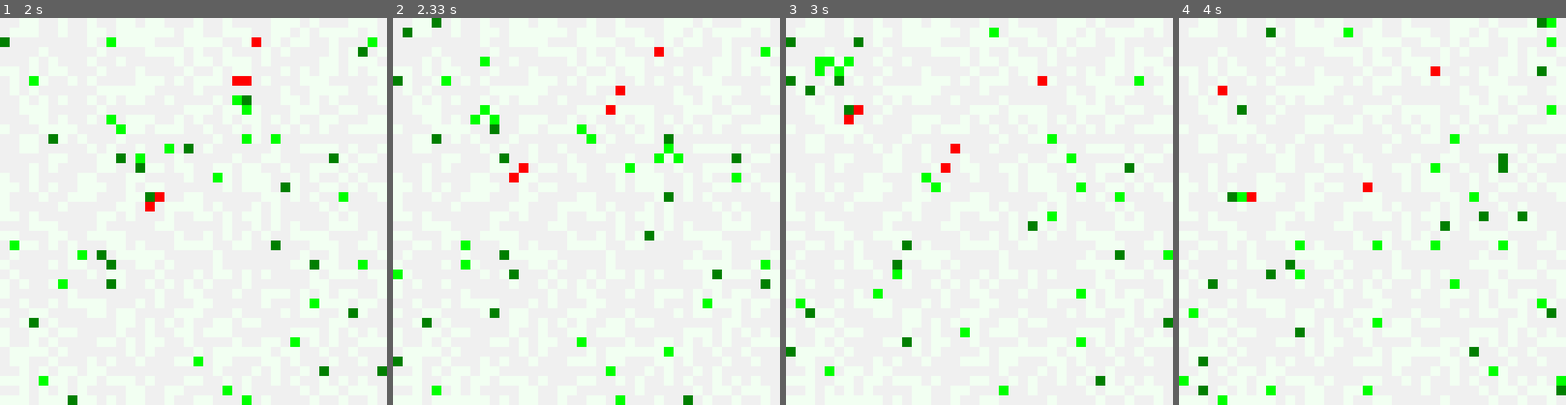
Above: before the commit, frames 1-4 (left to right).
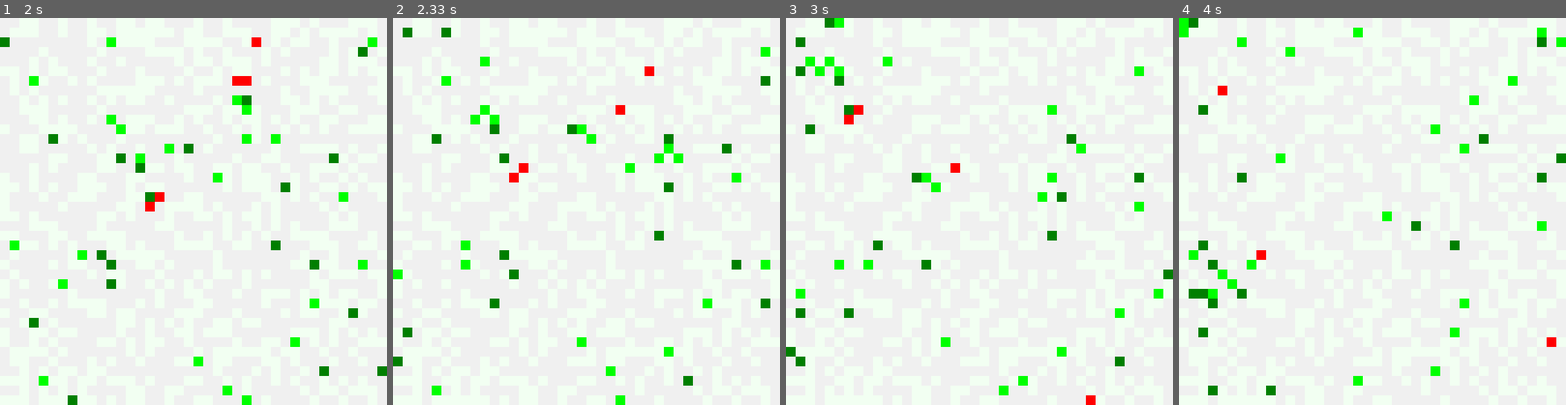
Above: after the commit, the same moments.

Repository: snisarg/263C
Game: pygame game, started from game.py
Same seed, same stepped clock (60 frames per second), same inputs: the game is played once before the commit and once after it. The source is Python 2; it was converted automatically to run under Python 3.
Inputs:
- Up to frame 1 (2 s): no input
- Up to frame 2 (2.33 s): no input
- Up to frame 3 (3 s): no input
- Up to frame 4 (4 s): no input

Frame 1 is identical in both runs. In frame 2, 1.6% of the frame differs, in the area x 0-98%, y 0-100%; in frame 3, 4.2%; in frame 4, 5.4%, in the area x 0-100%, y 0-100%.

Commit message:
Weight modifications.

Diff:
--- a/animat.py
+++ b/animat.py
@@ -179,7 +179,7 @@
         if self.wait_time > 0:
             self.wait_time -= 1
             if self.wait_time == 0:
-                self.energy = random.randint(1200, 1400)
+                self.energy = 0.9 * random.randint(1200, 1400)
             return
 
         closest_animats = grid.singleton_world.around_point(self.position, config.hard_prey_range())
--- /dev/null
+++ b/logs/phase2/12-5.2.txt
@@ -0,0 +1,223 @@
+/System/Library/Frameworks/Python.framework/Versions/2.7/bin/python2.7 /Users/snisarg/Documents/Code/Python/Masters/263C/game.py
+2015-12-05 23:17:08.901 Python[5565:1417651] 23:17:08.901 WARNING:  140: This application, or a library it uses, is using the deprecated Carbon Component Manager for hosting Audio Units. Support for this will be removed in a future release. Also, this makes the host incompatible with version 3 audio units. Please transition to the API's in AudioComponent.h.
+----------Generation : 1 --------- UNIVERSE :  1
+Predator ID  1
+Hard prey fought back at  [12, 17] 2
+Predator ID  2
+Hard prey fought back at  [12, 17] 4
+Predator ID  0
+Hard prey fought back at  [23, 17] 2
+Predator ID  3
+Hard prey fought back at  [23, 17] 2
+Predator ID  1
+Easy killed at [29, 33]
+Predator ID  1
+Hard prey fought back at  [30, 33] 4
+Predator ID  2
+Hard prey fought back at  [30, 33] 4
+Predator ID  3
+Easy killed at [28, 33]
+Predator ID  1
+Easy killed at [14, 30]
+Predator ID  1
+Collaborated killing at  [15, 31] 4
+Hard killed at [15, 31]
+Predator ID  1
+Easy killed at [38, 37]
+Predator ID  3
+Easy killed at [2, 34]
+Predator ID  2
+Easy killed at [10, 33]
+Predator ID  3
+Easy killed at [29, 37]
+Predator ID  2
+Easy killed at [18, 3]
+Predator ID  0
+Hard prey fought back at  [27, 0] 4
+Predator ID  2
+Easy killed at [7, 32]
+Predator ID  0
+Hard prey fought back at  [34, 6] 2
+Predator ID  4
+Hard prey fought back at  [33, 8] 2
+Predator ID  0
+Hard prey fought back at  [33, 8] 4
+At the end of generation  1
+****QTABLE****
+{0: [0, 0.5330751837182447], (3, 2): [2, 0.28268903424133995, 4, 0.25780279973823456], (3, 1): [1, 0.15864904809634994, 0, 0.2], 4: [0, 0.8206205988108709], (3, 6): [3, 0.15345189245361235]}
+{0: [0, 0.6624012319040073], (3, 2): [2, -0.07737455500272579, 4, -0.06454230661504315], (3, 1): [1, 0.8141041921988984, 0, 0.2], 4: [0, 0.530173265681439], (3, 6): [3, 0.48839044277288857]}
+{0: [0, 0.835168905642285], (3, 2): [2, 0.0629506456604011, 4, 0.31172052218537283], (3, 1): [1, 0.7482791409661471, 0, 0.2], 4: [0, 0.47524917051495064], (3, 6): [3, 0.5131609293605236]}
+{0: [0, 0.09385832989831266], (3, 2): [2, 0.475232472446833, 4, 0.6852784365194452], (3, 1): [1, 0.7849274578907701, 0, 0.2], 4: [0, 0.37248983207803277], (3, 6): [3, 0.13954269845606082]}
+{0: [0, 0.3902177425992457], (3, 2): [2, 0.6693335613050733, 4, 0.19514777979185927], (3, 1): [1, 0.19306895692177772, 0, 0.2], 4: [0, 0.9731633277073698], (3, 6): [3, 0.33850738080384335]}
+----------Generation : 2 --------- UNIVERSE :  1
+Predator ID  1
+Hard prey fought back at  [22, 33] 4
+Predator ID  0
+Hard prey fought back at  [22, 33] 4
+Predator ID  3
+Hard prey fought back at  [18, 37] 4
+Predator ID  0
+Hard prey fought back at  [28, 35] 2
+Predator ID  4
+Easy killed at [30, 37]
+Predator ID  4
+Collaborated killing at  [28, 35] 4
+Hard killed at [28, 35]
+Predator ID  1
+Hard prey fought back at  [28, 31] 2
+Predator ID  0
+Collaborated killing at  [28, 31] 4
+Hard killed at [28, 31]
+Predator ID  3
+Easy killed at [9, 6]
+Predator ID  0
+Hard prey fought back at  [35, 34] 4
+Predator ID  1
+Easy killed at [19, 24]
+Predator ID  1
+Easy killed at [19, 11]
+Predator ID  3
+Easy killed at [31, 39]
+Predator ID  2
+Easy killed at [10, 38]
+Predator ID  0
+Hard prey fought back at  [8, 7] 2
+Predator ID  4
+Easy killed at [1, 3]
+Predator ID  2
+Collaborated killing at  [30, 30] 4
+Hard killed at [30, 30]
+Predator ID  2
+Hard prey fought back at  [14, 11] 4
+Predator ID  0
+Collaborated killing at  [14, 11] 4
+Hard killed at [14, 11]
+Predator ID  3
+Easy killed at [28, 21]
+Predator ID  0
+Hard prey fought back at  [37, 34] 4
+Predator ID  4
+Collaborated killing at  [37, 34] 3
+Hard killed at [37, 34]
+Predator ID  2
+Easy killed at [22, 22]
+Predator ID  4
+Collaborated killing at  [24, 22] 4
+Hard killed at [24, 22]
+At the end of generation  2
+****QTABLE****
+{0: [0, 0.09385832989831266], (3, 2): [2, 0.25863953987417587, 4, 0.44207398295703937], (3, 1): [1, 1.1192289087329548, 0, 0.2], 4: [0, 0.37248983207803277], (3, 6): [3, 0.13954269845606082]}
+{0: [0, 0.6624012319040073], (3, 2): [2, -0.17398936430306072, 4, -0.1637235655929146], (3, 1): [1, 0.9374899084266577, 0, 0.2], 4: [0, 0.530173265681439], (3, 6): [3, 0.7112421124115862]}
+{0: [0, 0.835168905642285], (3, 2): [2, 0.0629506456604011, 4, 0.453376389506832], (3, 1): [1, 0.789331256105719, 0, 0.2], 4: [0, 0.47524917051495064], (3, 6): [3, 0.5131609293605236]}
+{0: [0, 0.835168905642285], (3, 2): [2, 0.0629506456604011, 4, 0.10548611174166536], (3, 1): [1, 0.9191298503191476, 0, 0.2], 4: [0, 0.47524917051495064], (3, 6): [3, 0.5131609293605236]}
+{0: [0, 0.6624012319040073], (3, 2): [2, -0.07737455500272579, 4, -0.06454230661504315], (3, 1): [1, 0.8066400714932286, 0, 0.2], 4: [0, 0.530173265681439], (3, 6): [3, 0.48839044277288857]}
+----------Generation : 3 --------- UNIVERSE :  1
+Predator ID  2
+Easy killed at [34, 33]
+Predator ID  0
+Hard prey fought back at  [8, 13] 4
+Predator ID  1
+Hard prey fought back at  [4, 1] 4
+Predator ID  3
+Hard prey fought back at  [4, 1] 4
+Predator ID  0
+Easy killed at [14, 15]
+Predator ID  0
+Easy killed at [13, 16]
+Predator ID  1
+Hard prey fought back at  [33, 12] 2
+Predator ID  2
+Collaborated killing at  [33, 12] 4
+Hard killed at [33, 12]
+Predator ID  0
+Hard killed at [9, 5]
+Predator ID  4
+Easy killed at [10, 10]
+Predator ID  4
+Collaborated killing at  [9, 12] 4
+Hard killed at [9, 12]
+Predator ID  1
+Hard prey fought back at  [13, 38] 2
+Predator ID  2
+Collaborated killing at  [13, 38] 4
+Hard killed at [13, 38]
+Predator ID  1
+Hard killed at [19, 35]
+Predator ID  4
+Hard prey fought back at  [1, 9] 4
+Predator ID  2
+Collaborated killing at  [1, 9] 4
+Hard killed at [1, 9]
+Predator ID  3
+Hard prey fought back at  [9, 5] 2
+Predator ID  4
+Collaborated killing at  [27, 30] 4
+Hard killed at [27, 30]
+Predator ID  3
+Easy killed at [33, 20]
+Predator ID  2
+Hard prey fought back at  [28, 34] 4
+Predator ID  4
+Collaborated killing at  [28, 34] 4
+Hard killed at [28, 34]
+At the end of generation  3
+****QTABLE****
+{0: [0, 0.6624012319040073], (3, 2): [2, 0.18004073030027273, 4, -0.3604490942810563], (3, 1): [1, 0.7236209873588693, 0, 0.2], 4: [0, 0.530173265681439], (3, 6): [3, 0.7112421124115862]}
+{0: [0, 0.835168905642285], (3, 2): [2, 0.2222317051157534, 4, -0.09662361049316798], (3, 1): [1, 0.9191298503191476, 0, 0.2], 4: [0, 0.47524917051495064], (3, 6): [3, 1.0765322354818814]}
+{0: [0, 1.1684655275294393], (3, 2): [2, 0.0629506456604011, 4, 0.3130315146210769], (0,): [0, 1.1684655275294393], 4: [0, 0.47524917051495064], (3, 1): [1, 0.8735446309836046, 0, 0.2], (3, 6): [3, 0.5131609293605236]}
+{0: [0, 0.835168905642285], (3, 2): [2, 0.0006909195439321614, 4, 0.034719292408943586], (3, 1): [1, 0.841553352888928, 0, 0.2], 4: [0, 0.47524917051495064], (3, 6): [3, 0.5131609293605236]}
+{0: [0, 1.1684655275294393], (3, 2): [2, 0.0629506456604011, 4, 0.3130315146210769], (0,): [0, 1.1684655275294393], 4: [0, 0.47524917051495064], (3, 1): [1, 0.8130727549958049, 0, 0.2], (3, 6): [3, 0.5131609293605236]}
+----------Generation : 4 --------- UNIVERSE :  1
+Predator ID  0
+Hard prey fought back at  [20, 31] 4
+Predator ID  2
+Hard prey fought back at  [20, 31] 3
+Predator ID  3
+Collaborated killing at  [20, 31] 3
+Hard killed at [20, 31]
+Predator ID  4
+Hard prey fought back at  [22, 23] 2
+Predator ID  3
+Hard prey fought back at  [22, 23] 4
+Predator ID  0
+Collaborated killing at  [22, 23] 4
+Hard killed at [22, 23]
+Predator ID  4
+Hard prey fought back at  [39, 19] 2
+Predator ID  1
+Hard prey fought back at  [39, 19] 4
+Predator ID  1
+Easy killed at [17, 20]
+Predator ID  0
+Hard prey fought back at  [22, 24] 4
+Predator ID  2
+Collaborated killing at  [22, 24] 3
+Hard killed at [22, 24]
+Predator ID  4
+Easy killed at [35, 22]
+Predator ID  3
+Hard prey fought back at  [21, 13] 4
+Predator ID  1
+Hard prey fought back at  [23, 13] 4
+Predator ID  3
+Hard prey fought back at  [28, 9] 4
+Predator ID  2
+Hard killed at [28, 9]
+At the end of generation  4
+****QTABLE****
+{0: [0, 1.4950962169788506], (3, 2): [2, 0.0629506456604011, 4, 0.37403216826896496], (0,): [0, 1.4950962169788506], 4: [0, 0.47524917051495064], (3, 1): [1, 0.8735446309836046, 0, 0.2], (3, 6): [3, 0.5131609293605236]}
+{0: [0, 1.1684655275294393], (3, 2): [2, 0.0629506456604011, 4, 0.21892300027702757], (0,): [0, 1.1684655275294393], 4: [0, 0.47524917051495064], (3, 1): [1, 0.8912046720717779, 0, 0.2], (3, 6): [3, 0.5131609293605236]}
+{0: [0, 0.835168905642285], (3, 2): [2, 0.7397745075034418, 4, -0.09662361049316798], (3, 1): [1, 0.9191298503191476, 0, 0.2], 4: [0, 0.47524917051495064], (3, 6): [3, 0.7012274953063407]}
+{0: [0, 1.1684655275294393], (3, 2): [2, 0.0629506456604011, 4, 0.16655152490358566], (0,): [0, 1.1684655275294393], 4: [0, 0.47524917051495064], (3, 1): [1, 0.8735446309836046, 0, 0.2], (3, 6): [3, 0.5131609293605236]}
+{0: [0, 0.835168905642285], (3, 2): [2, 0.28772086606127434, 4, -0.09662361049316798], (3, 1): [1, 0.9856342832709294, 0, 0.2], 4: [0, 0.47524917051495064], (3, 6): [3, 1.0765322354818814]}
+----------Generation : 5 --------- UNIVERSE :  1
+Predator ID  4
+Hard prey fought back at  [8, 19] 2
+Predator ID  1
+Hard prey fought back at  [8, 19] 4
+Predator ID  4
+Hard prey fought back at  [18, 30] 2
+Predator ID  3
+Hard killed at [18, 30]
+
+Process finished with exit code 0
--- a/qlearning.py
+++ b/qlearning.py
@@ -40,7 +40,7 @@
     def settable(self):
         self.table[State.PreyNotVisible] = [Action.MoveRandomly, self.rand()]
         self.table[(State.Hungry, State.PreyEasyClosest)] = [Action.TowardsEasyPrey, self.rand(), Action.MoveRandomly, 0.2]
-        self.table[(State.Hungry, State.PreyHardClosest)] = [Action.TowardsHardPrey, self.rand(), Action.MoveRandomly, 0.2,
+        self.table[(State.Hungry, State.PreyHardClosest)] = [Action.TowardsHardPrey, self.rand(),
                                                              Action.SignalForHelp, self.rand()]
         self.table[State.NotHungry] = [Action.MoveRandomly, self.rand()]
         self.table[(State.Hungry, State.FollowSignal)] = [Action.TowardsSignal, self.rand()]
